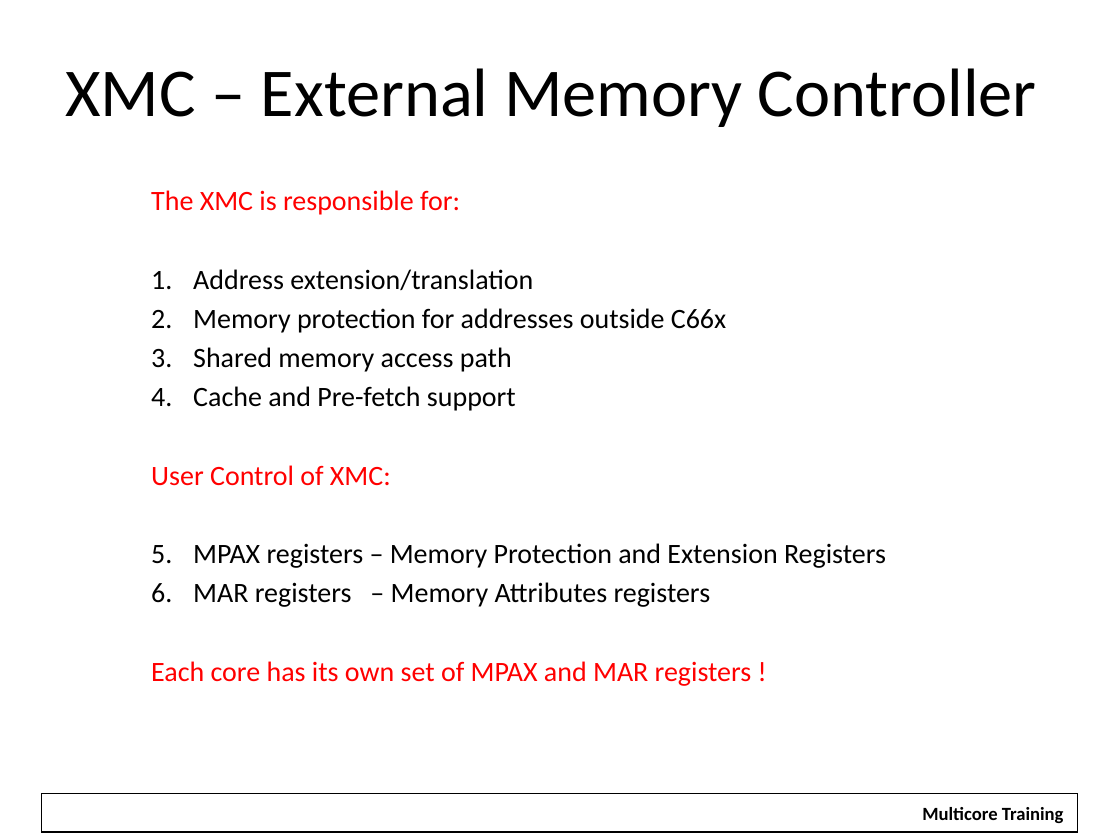
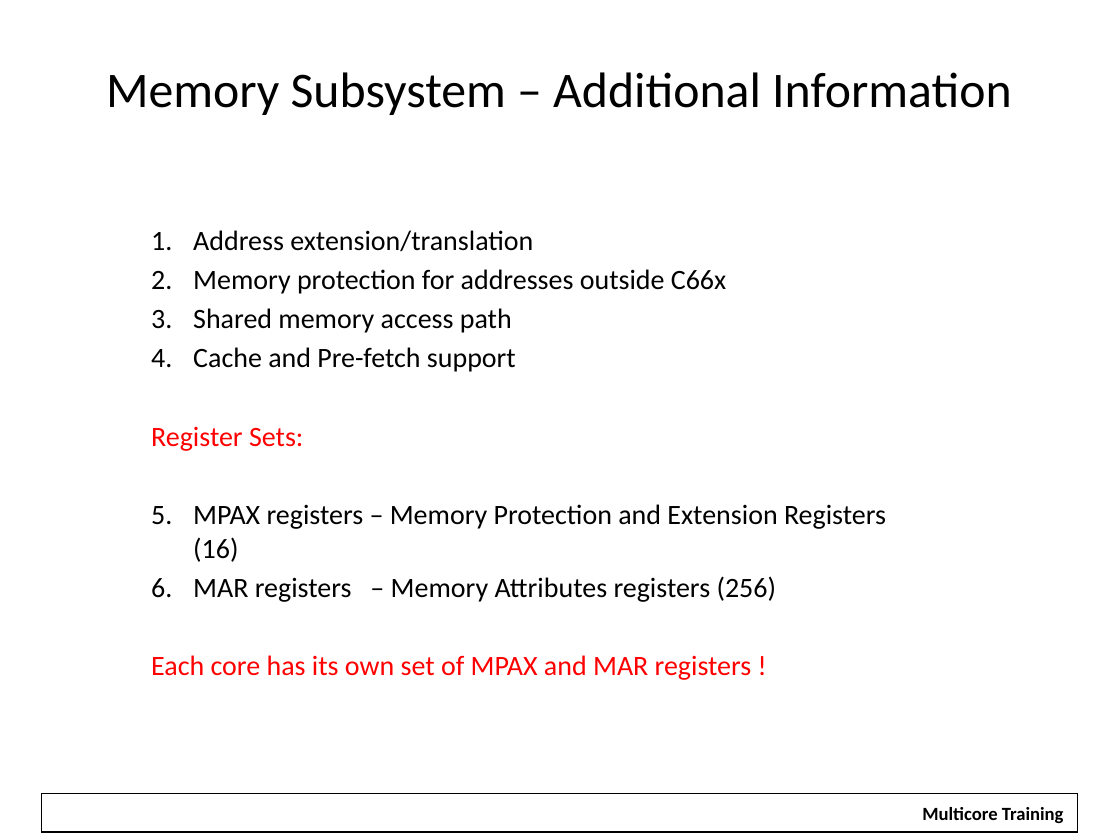
Before and after one commit to hari1989/keystone-workshop, a slide deck: slide 24 of slides/KeyStone Overview.pptx (slide 29 before the commit). Drawn at 1120x840 pixels with LibreOffice and Linux fonts; fonts in the diff are those of the drawing; background and template pictures are left out. Boxes give left, top, right and bottom in pixels: in the first picture for what was removed or moved away, otherwise in the second. Text is boxed around its words. In the diff, an @@ line names an element or a change of style, - is before the commit and + after.

```diff
--- a/slides/KeyStone Overview.pptx
+++ b/slides/KeyStone Overview.pptx
@@ title at box(106, 72, 1011, 115): text changed; size 44 to 32 pt @@
-XMC – External Memory Controller
+Memory Subsystem – Additional Information
@@ subtitle at box(151, 190, 460, 215): paragraph removed @@
-The XMC is responsible for:
@@ subtitle at box(151, 427, 886, 602): text changed @@
-User Control of XMC:
-1. MPAX registers – Memory Protection and Extension Registers
-2. MAR registers – Memory Attributes registers
+Register Sets:
+1. MPAX registers – Memory Protection and Extension Registers (16)
+2. MAR registers – Memory Attributes registers (256)
```
Also in this commit, not shown: 28 other slides changed, 1 slide added, 29 slides removed.
